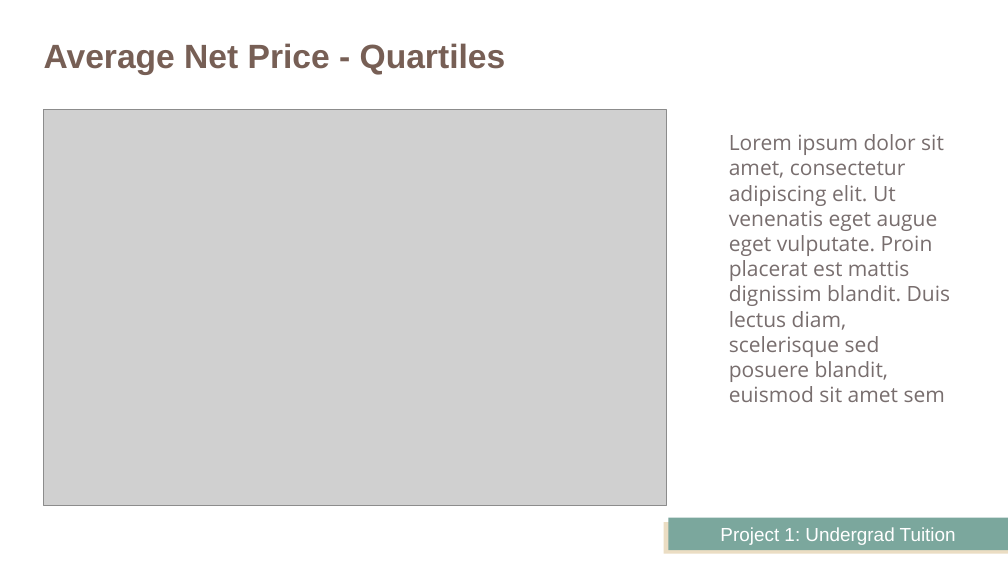
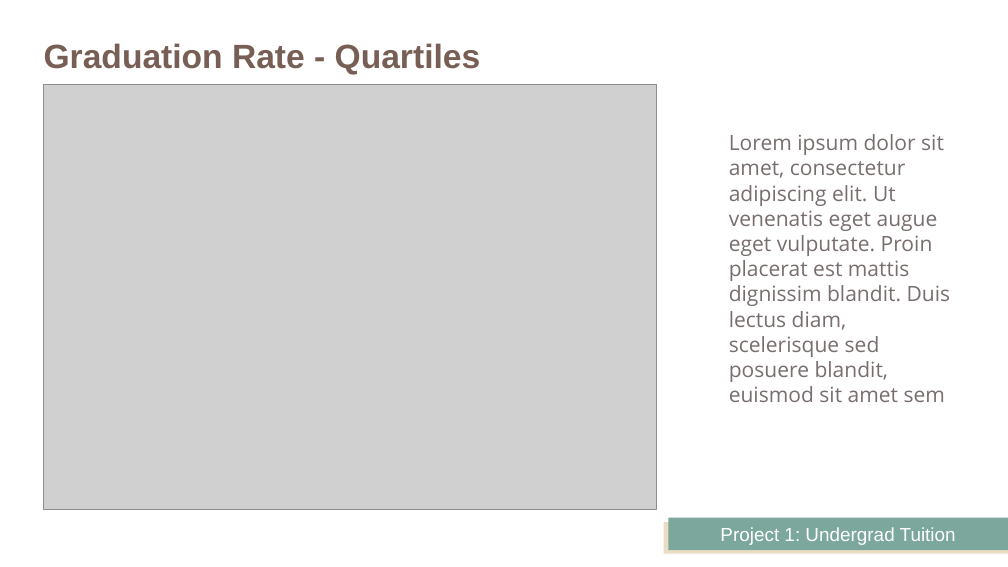
Before and after one commit to JeffPinegar/Proj1_undergraduate, a slide deck: slide 26 of Presentation/Getting Started.pptx (slide 20 before the commit). Drawn at 1008x567 pixels with LibreOffice and Linux fonts; fonts in the diff are those of the drawing; grey boxes stand for pictures. Boxes give left, top, right and bottom in pixels: in the first picture for what was removed or moved away, otherwise in the second. Text is boxed around its words. In the diff, an @@ line names an element or a change of style, - is before the commit and + after.

```diff
--- a/Presentation/Getting Started.pptx
+++ b/Presentation/Getting Started.pptx
@@ title at [44,43,481,75]: text changed @@
-Average Net Price - Quartiles
+Graduation Rate - Quartiles
@@ picture: place and size @@
-picture at [44,110,667,506]
+picture at [44,84,657,509]
```
Also in this commit, not shown: 13 other slides changed, 9 slides added, 4 slides removed, 17 other files.
